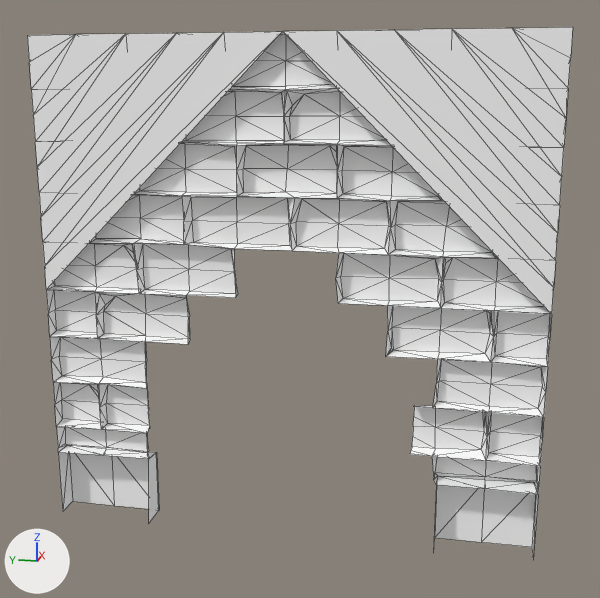
One commit to the FBX model Assets/Models/BigHoleWall.fbx: the scene before it, then after it.
The view is the same before and after, from a camera (50 mm lens) standing at (-6.13, -4.09, 3.56) and looking at (0.05, -2.85, 2.01). Lighting does not change. The marker at lower left points along +X, +Y and +Z. Mesh edges are drawn as thin lines. Where no turn or scale is listed for an object, it has been applied to the vertices.

The first picture shows 'BigHoleWall'.
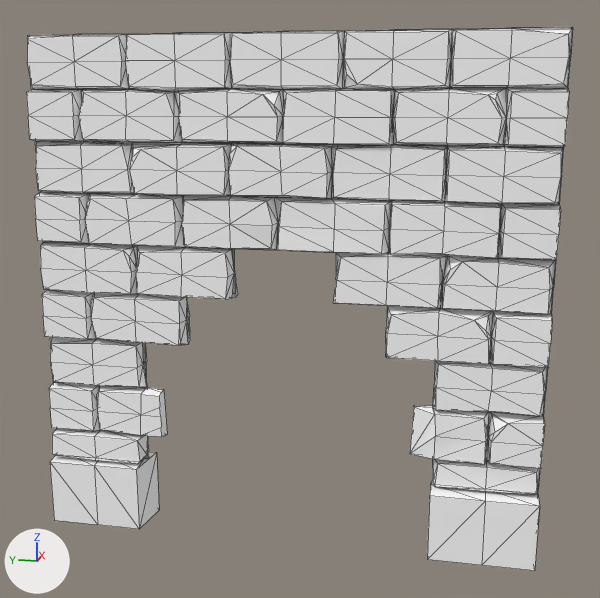
Edits to the bpy script that builds the scene:
```text
Change me_mesh_020:
    used by ob_bigholewall; location = (0.0, -2.735, 0.0)
    remove me_mesh_020.from_pydata(...)  # 532 vertices, 956 faces; spans x -0.05..0.19, y -2.0..2.0, z 0.0..4.0
    add me_mesh_020.from_pydata(...)  # 1032 vertices, 1869 faces; spans x -0.16..0.19, y -2.0..2.0, z 0.0..4.0
    me_mesh_020 part 1: the loose piece of 4 vertices spanning x -0.05..0.19, y 1.18, z 0.0..0.57 is deleted
    me_mesh_020 part 2: 5 vertices removed from x 0.1..0.11, y 0.33..1.21, z 1.19..2.38; 513 vertices added at x -0.16..0.04, y -2.0..2.0, z 0.0..4.0
```

Changed parts and their boxes [x1, y1, x2, y2] in the pictures (600 x 598 px):
'BigHoleWall', reshaped: before [27, 27, 573, 557]; after [26, 27, 573, 571]
part 1 of me_mesh_020, deleted: before [149, 453, 159, 523]
part 2 of me_mesh_020, built on: after [26, 29, 571, 571]
